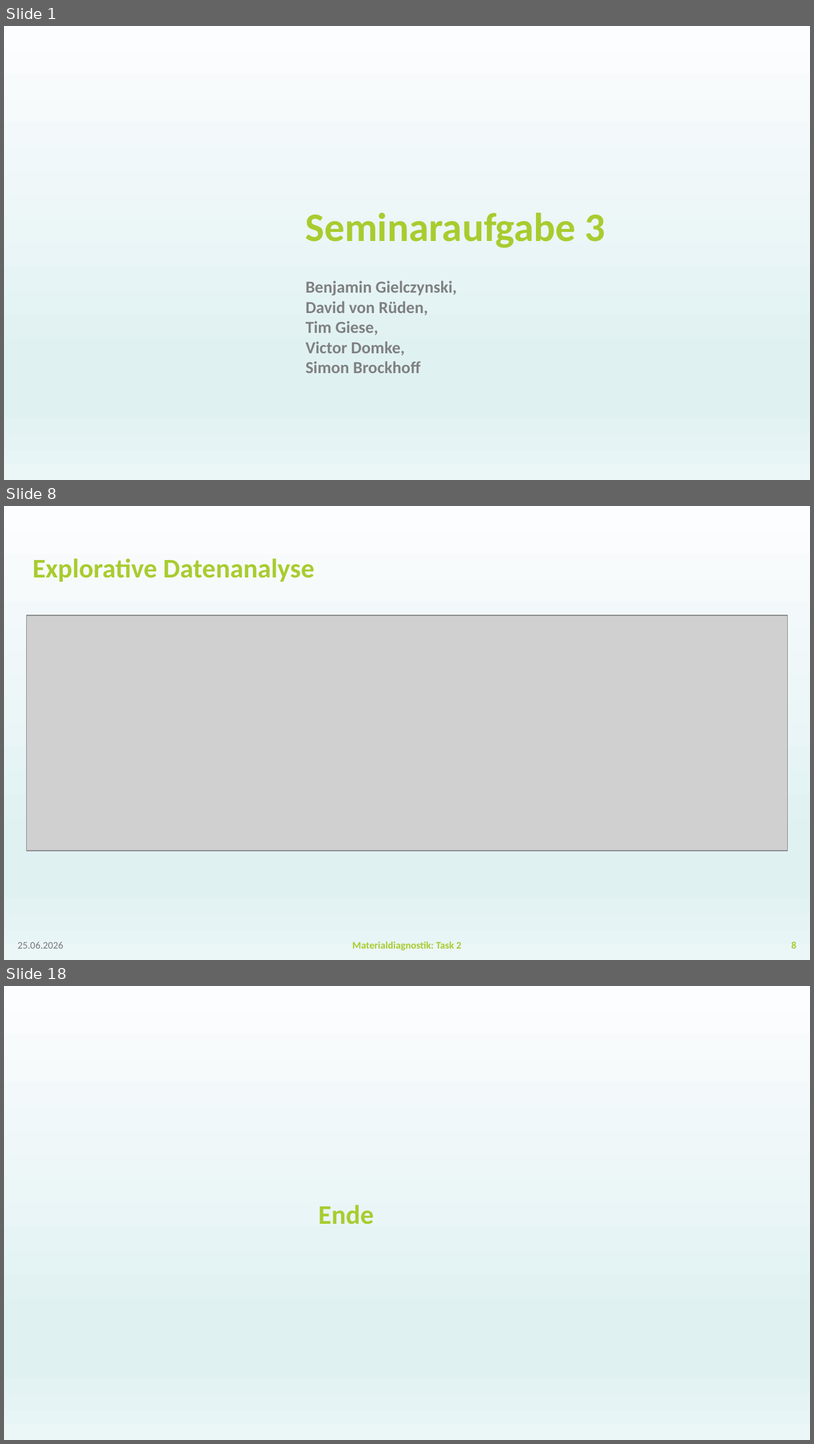
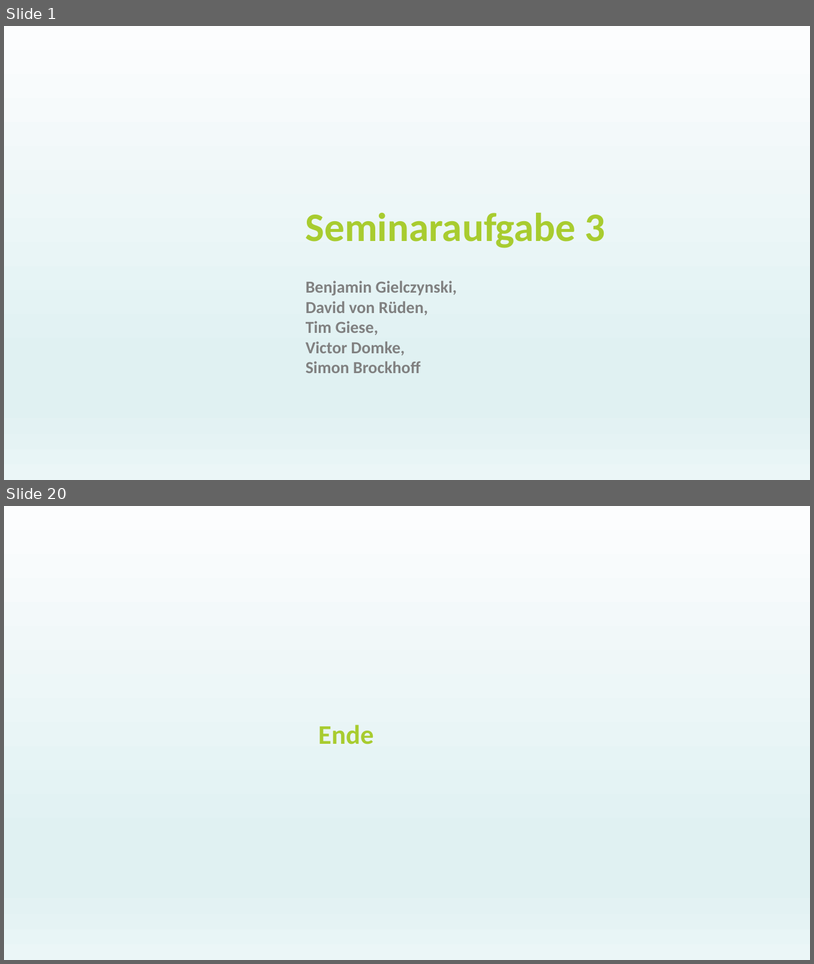
Before and after one commit to BGielczynski/AI_diagnostics, a slide deck: Task_3/Task3Powerpoint.pptx. Shown one above the other, each under a label of ours: slides 1, 8 and 18 before the commit, slides 1 and 20 after it; the slides between them are not shown. The pictures are 814x1444 and 814x964 pixels, drawn with LibreOffice and Linux fonts; fonts in the diff are those of the drawing; grey boxes stand for pictures; background and template pictures are left out. Boxes give left, top, right and bottom in pixels: in the first picture for what was removed or moved away, otherwise in the second. Text is boxed around its words. In the diff, an @@ line names an element or a change of style, - is before the commit and + after.

```diff
--- a/Task_3/Task3Powerpoint.pptx
+++ b/Task_3/Task3Powerpoint.pptx
@@ slide 8 removed at box(4, 506, 810, 960), background gradient #FCFDFE to #E0F1F2 to #EBF6F7 @@
@@ title removed at box(33, 558, 314, 582) @@
-Explorative Datenanalyse
@@ picture removed at box(27, 615, 788, 851) @@
@@ text removed at box(18, 942, 63, 948) @@
-25.06.2026
@@ text removed at box(353, 941, 461, 950) @@
-Materialdiagnostik: Task 2
@@ page number removed at box(792, 941, 797, 948) @@
-8
@@ what was slide 18 is now slide 20 @@
```
Also in this commit, not shown: 9 slides changed, 9 slides added, 6 other slides removed, 3 other files.
